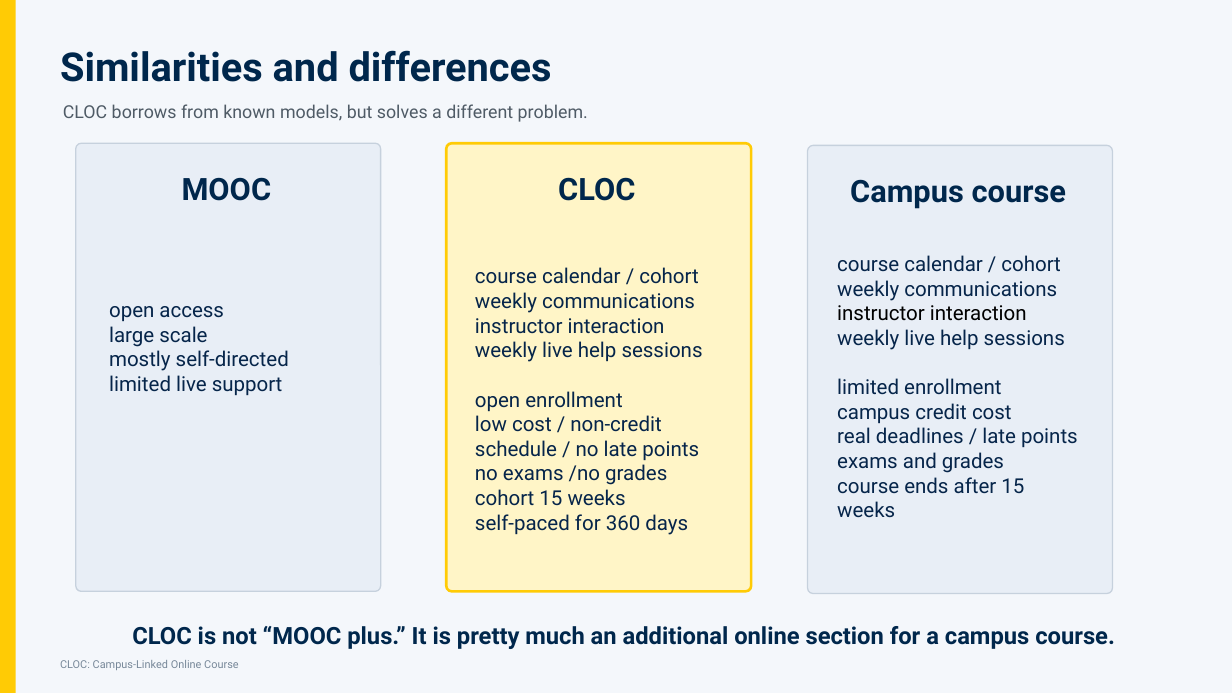
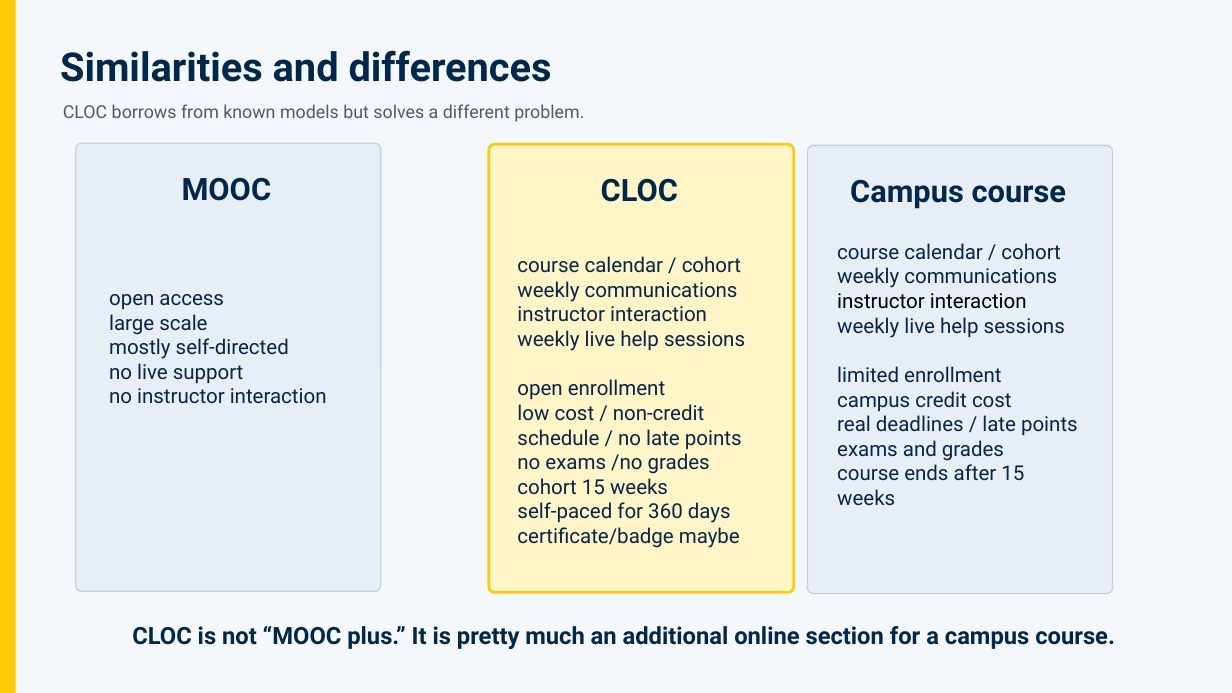
Before and after one commit to csev/dj4e, a slide deck: slide 4 of ali/Building_Web_Applications_Django_CLOC_Open_Course.pptx. Drawn at 1232x693 pixels with LibreOffice and Linux fonts; fonts in the diff are those of the drawing. Boxes give left, top, right and bottom in pixels: in the first picture for what was removed or moved away, otherwise in the second. Text is boxed around its words. In the diff, an @@ line names an element or a change of style, - is before the commit and + after.

```diff
--- a/ali/Building_Web_Applications_Django_CLOC_Open_Course.pptx
+++ b/ali/Building_Web_Applications_Django_CLOC_Open_Course.pptx
@@ text at [63,104,584,122]: text changed @@
-CLOC borrows from known models, but solves a different problem.
+CLOC borrows from known models but solves a different problem.
@@ 2 texts, 1 rounded rectangle: place and size @@
-2 texts, 1 rounded rectangle at [446,143,751,592]
+2 texts, 1 rounded rectangle at [489,144,794,592]
@@ text "course calendar / cohort": place and size @@
-text "course calendar / cohort" at [837,255,1078,517]
+text "course calendar / cohort" at [837,243,1078,505]
@@ text at [109,363,327,404]: text changed @@
-limited live support
+no live support
+no instructor interaction
@@ text at [517,527,740,548]: paragraph added @@
+certificate/badge maybe
@@ text removed at [60,660,238,670] @@
-CLOC: Campus-Linked Online Course
```
Also in this commit, not shown: 9 other slides changed, 1 slide added, 2 slides removed, 2 other files.
